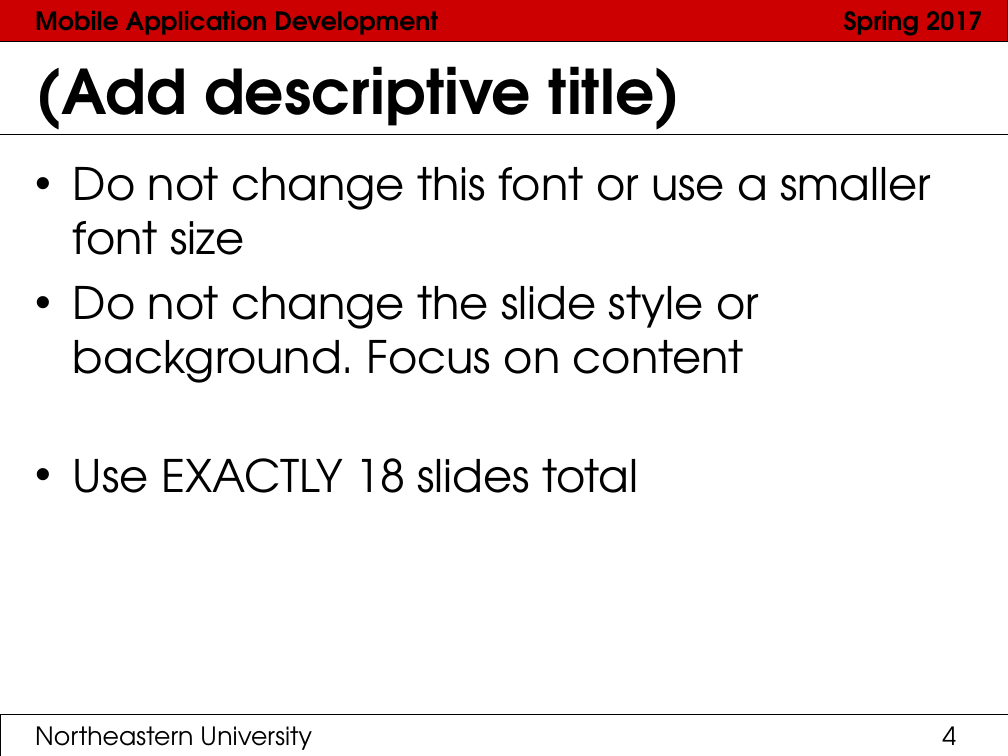
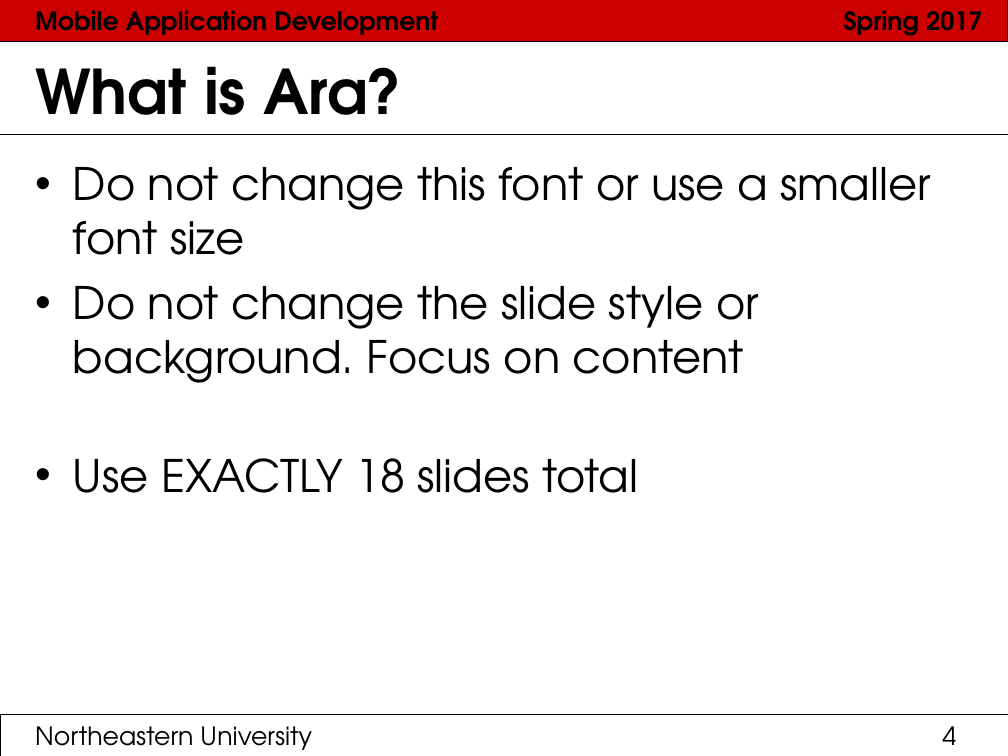
Before and after one commit to bharat94/MAD_Docs, a slide deck: slide 4 of PaperPresentation.ppt. Drawn at 1008x756 pixels with LibreOffice and Linux fonts; fonts in the diff are those of the drawing. Boxes give left, top, right and bottom in pixels: in the first picture for what was removed or moved away, otherwise in the second. Text is boxed around its words. In the diff, an @@ line names an element or a change of style, - is before the commit and + after.

```diff
--- a/PaperPresentation.ppt
+++ b/PaperPresentation.ppt
@@ title at (x1=35, y1=66, x2=402, y2=135): text changed @@
-(Add descriptive title)
+What is Ara?
```
Also in this commit, not shown: 1 other slide changed, 1 slide added, 1 slide removed.
